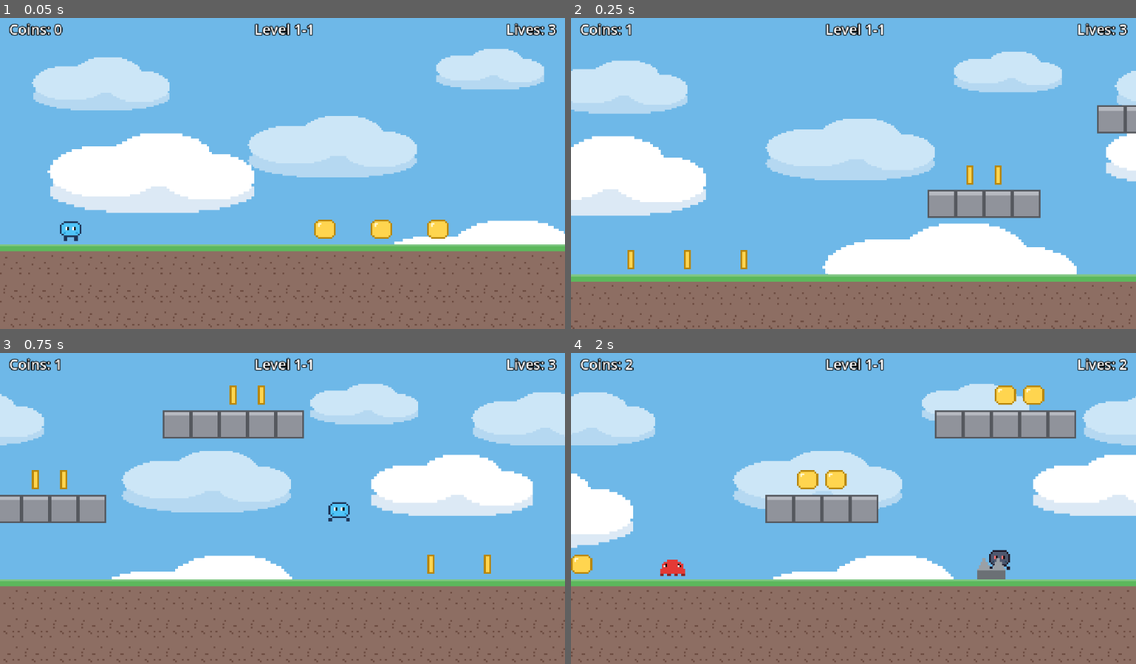
Above: before the commit, frames 1-4 (two rows, left to right).
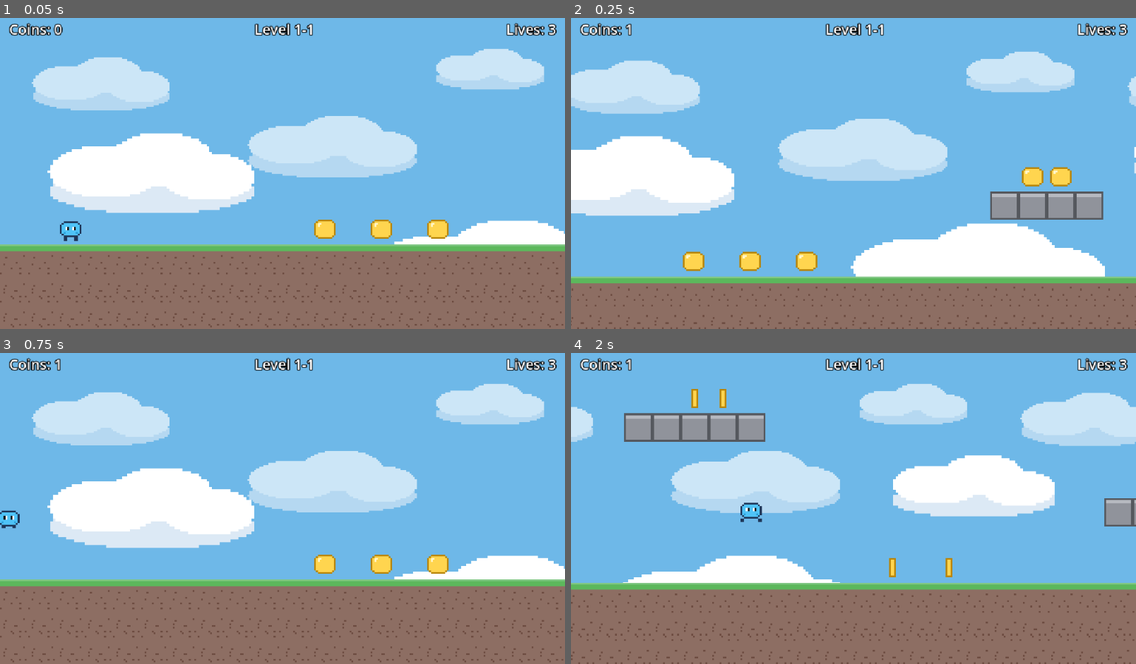
Above: after the commit, the same moments.

Repository: greentea524/godot-game
Game: Godot game, scene res://tests/gameplay_test.tscn
The game is run twice, just before and just after one commit, with the same random seed, the same clock (stepped at 60 frames per second) and the same inputs. This scene is started directly instead of the project's main scene.
Inputs (mouse positions are in pixels of both pictures, inside the frame that each line leads up to):
- Up to frame 1 (0.05 s): no input
- Up to frame 2 (0.25 s): no input
- Up to frame 3 (0.75 s): move the mouse to (406, 489) at 0.52 s; hold D (move_right) from 0.53 s (still down); tap Space (jump) at 0.6 s; click (406, 489) at 0.67 s
- Up to frame 4 (2 s): keep holding D (move_right); tap Space (jump) at 0.77, 1.07, 1.35, 1.52, 1.82 s; move the mouse to (740, 520) at 1.27 s

Frame 1 is identical in both runs. In frame 2, 14% of the frame differs, in the area x 0-100%, y 10-100%; in frame 3, 34%, in the area x 0-100%, y 9-100%; in frame 4, 32%.

Commit message:
Add level boundaries, taller goal flag, and world map (PG-35..37)
- Invisible static walls at both ends of every level, extending 20
  tiles up, so the player and enemies cannot leave the map (PG-35)
- Goal flag redrawn at 16x32 with the banner atop a full-height pole;
  sprite and trigger area repositioned to sit on the ground (PG-36)
- World map screen after finishing a world's last stage: every world
  and stage listed with coin icons for completed stages, the player
  avatar on the next stage, dimmed locked stages; Continue goes to the
  next level or the win screen after world 2. GameManager tracks
  levels_completed and world/stage structure (PG-37)
- Gameplay test grown to 23 checks incl. boundary walks, flag height,
  world-map layout and last-in-world logic; all pass headless

Co-Authored-By: Claude Fable 5 <noreply@anthropic.com>

Diff:
--- a/scenes/flag.tscn
+++ b/scenes/flag.tscn
@@ -4,7 +4,7 @@
 [ext_resource type="Texture2D" path="res://assets/flag.png" id="2_tex"]
 
 [sub_resource type="RectangleShape2D" id="shape_flag"]
-size = Vector2(12, 16)
+size = Vector2(12, 30)
 
 [node name="Flag" type="Area2D"]
 collision_layer = 0
@@ -12,9 +12,11 @@
 script = ExtResource("1_script")
 
 [node name="Sprite2D" type="Sprite2D" parent="."]
+position = Vector2(0, -8)
 texture = ExtResource("2_tex")
 
 [node name="CollisionShape2D" type="CollisionShape2D" parent="."]
+position = Vector2(0, -8)
 shape = SubResource("shape_flag")
 
 [connection signal="body_entered" from="." to="." method="_on_body_entered"]
--- /dev/null
+++ b/scenes/world_map.tscn
@@ -0,0 +1,54 @@
+[gd_scene load_steps=2 format=3]
+
+[ext_resource type="Script" path="res://scripts/world_map.gd" id="1_script"]
+
+[node name="WorldMap" type="Control"]
+layout_mode = 3
+anchors_preset = 15
+anchor_right = 1.0
+anchor_bottom = 1.0
+grow_horizontal = 2
+grow_vertical = 2
+script = ExtResource("1_script")
+
+[node name="Background" type="ColorRect" parent="."]
+anchors_preset = 15
+anchor_right = 1.0
+anchor_bottom = 1.0
+grow_horizontal = 2
+grow_vertical = 2
+color = Color(0.08, 0.12, 0.1, 1)
+
+[node name="Center" type="CenterContainer" parent="."]
+anchors_preset = 15
+anchor_right = 1.0
+anchor_bottom = 1.0
+grow_horizontal = 2
+grow_vertical = 2
+
+[node name="VBox" type="VBoxContainer" parent="Center"]
+layout_mode = 2
+theme_override_constants/separation = 16
+
+[node name="Title" type="Label" parent="Center/VBox"]
+layout_mode = 2
+theme_override_font_sizes/font_size = 32
+horizontal_alignment = 1
+text = "WORLD MAP"
+
+[node name="Subtitle" type="Label" parent="Center/VBox"]
+unique_name_in_owner = true
+layout_mode = 2
+theme_override_font_sizes/font_size = 14
+horizontal_alignment = 1
+text = "World 1 complete!"
+
+[node name="MapBox" type="VBoxContainer" parent="Center/VBox"]
+unique_name_in_owner = true
+layout_mode = 2
+theme_override_constants/separation = 10
+
+[node name="ContinueButton" type="Button" parent="Center/VBox"]
+unique_name_in_owner = true
+layout_mode = 2
+text = "  Continue  "
--- a/scripts/game_manager.gd
+++ b/scripts/game_manager.gd
@@ -36,9 +36,12 @@
 var current_level := 0
 var respawn_position := Vector2.ZERO
 var selected_avatar := 0
+## Number of consecutively completed levels; drives the world map (PG-37).
+var levels_completed := 0
 
 var _level_paths: Array[String] = []
 var _level_labels: Array[String] = []
+var _level_world: Array[int] = []
 
 
 func _init() -> void:
@@ -46,11 +49,13 @@
 		for stage in WORLDS[world].size():
 			_level_paths.append(WORLDS[world][stage])
 			_level_labels.append("%d-%d" % [world + 1, stage + 1])
+			_level_world.append(world)
 
 
 func start_game() -> void:
 	coins = 0
 	lives = START_LIVES
+	levels_completed = 0
 	coins_changed.emit(coins)
 	lives_changed.emit(lives)
 	goto_level(0)
@@ -78,6 +83,30 @@
 ## World-stage label for the HUD, e.g. "1-2" (PG-22).
 func level_label() -> String:
 	return _level_labels[current_level]
+
+
+func level_count() -> int:
+	return _level_paths.size()
+
+
+func flat_index(world: int, stage: int) -> int:
+	var index := 0
+	for w in world:
+		index += WORLDS[w].size()
+	return index + stage
+
+
+func world_of(index: int) -> int:
+	return _level_world[index]
+
+
+func is_completed(index: int) -> bool:
+	return index < levels_completed
+
+
+func is_last_in_world(index: int) -> bool:
+	return index == _level_paths.size() - 1 \
+			or _level_world[index] != _level_world[index + 1]
 
 
 func avatar_sheet() -> String:
@@ -109,10 +138,22 @@
 
 
 func level_complete() -> void:
-	if current_level >= _level_paths.size() - 1:
+	levels_completed = maxi(levels_completed, current_level + 1)
+	# Finishing a world's last stage shows the world map (PG-37);
+	# mid-world stages keep the regular level-complete screen.
+	if is_last_in_world(current_level):
+		_change_scene("res://scenes/world_map.tscn")
+	else:
+		_change_scene("res://scenes/level_complete.tscn")
+
+
+## Continue from the world map: next unfinished level, or the win
+## screen once everything is done.
+func continue_from_world_map() -> void:
+	if levels_completed >= _level_paths.size():
 		_change_scene("res://scenes/win_screen.tscn")
 	else:
-		_change_scene("res://scenes/level_complete.tscn")
+		goto_level(levels_completed)
 
 
 func trigger_game_over(delay := 1.0) -> void:
--- a/scripts/level.gd
+++ b/scripts/level.gd
@@ -93,6 +93,7 @@
 			_place(line[x], Vector2i(x, y))
 
 	_kill_y = (lines.size() + 4) * TILE
+	_add_boundaries(width, lines.size())
 	if _player == null:
 		push_warning("Level layout has no player start ('P').")
 		return
@@ -101,6 +102,24 @@
 	cam.limit_right = width * TILE
 	cam.limit_bottom = (lines.size() + 2) * TILE
 	cam.reset_smoothing()
+
+
+## Invisible walls at both ends of the map so the player and enemies
+## cannot walk out of bounds (PG-35). They reach 20 tiles above the
+## level, well beyond double-jump height.
+func _add_boundaries(width: int, rows: int) -> void:
+	var walls := StaticBody2D.new()
+	walls.collision_layer = 1
+	var top := -20.0 * TILE
+	var bottom := float(rows + 4) * TILE
+	for x in [-TILE / 2.0, width * TILE + TILE / 2.0]:
+		var shape := CollisionShape2D.new()
+		var rect := RectangleShape2D.new()
+		rect.size = Vector2(TILE, bottom - top)
+		shape.shape = rect
+		shape.position = Vector2(x, (top + bottom) / 2.0)
+		walls.add_child(shape)
+	add_child(walls)
 
 
 func _place(ch: String, cell: Vector2i) -> void:
--- /dev/null
+++ b/scripts/world_map.gd
@@ -0,0 +1,66 @@
+extends Control
+## World map (PG-37): shown after finishing the last stage of a world.
+## Lists every world with its stages — completed stages get a coin
+## icon, the next stage shows the player's avatar, locked stages are
+## dimmed. Continue proceeds to the next level or the win screen.
+
+const COIN_TEXTURE := preload("res://assets/coin.png")
+
+
+func _ready() -> void:
+	%Subtitle.text = "World %d complete!" % (GameManager.world_of(GameManager.current_level) + 1)
+	_build_map()
+	var cont: Button = %ContinueButton
+	cont.pressed.connect(GameManager.continue_from_world_map)
+	cont.grab_focus()
+
+
+func _build_map() -> void:
+	var box: VBoxContainer = %MapBox
+	for world in GameManager.WORLDS.size():
+		var row := HBoxContainer.new()
+		row.add_theme_constant_override("separation", 16)
+		row.alignment = BoxContainer.ALIGNMENT_CENTER
+		var world_label := Label.new()
+		world_label.text = "World %d" % (world + 1)
+		world_label.add_theme_font_size_override("font_size", 14)
+		world_label.custom_minimum_size = Vector2(72, 0)
+		row.add_child(world_label)
+		for stage in GameManager.WORLDS[world].size():
+			row.add_child(_stage_cell(world, stage))
+		box.add_child(row)
+
+
+func _stage_cell(world: int, stage: int) -> VBoxContainer:
+	var index := GameManager.flat_index(world, stage)
+	var cell := VBoxContainer.new()
+	cell.alignment = BoxContainer.ALIGNMENT_CENTER
+
+	var icon := TextureRect.new()
+	icon.custom_minimum_size = Vector2(20, 20)
+	icon.expand_mode = TextureRect.EXPAND_IGNORE_SIZE
+	icon.stretch_mode = TextureRect.STRETCH_KEEP_ASPECT_CENTERED
+
+	var label := Label.new()
+	label.text = "%d-%d" % [world + 1, stage + 1]
+	label.add_theme_font_size_override("font_size", 13)
+	label.horizontal_alignment = HORIZONTAL_ALIGNMENT_CENTER
+
+	if GameManager.is_completed(index):
+		icon.texture = _atlas_frame(COIN_TEXTURE)
+		label.add_theme_color_override("font_color", Color(1.0, 0.85, 0.35))
+	elif index == GameManager.levels_completed:
+		icon.texture = _atlas_frame(load(GameManager.avatar_sheet()))
+	else:
+		label.add_theme_color_override("font_color", Color(0.5, 0.5, 0.55))
+
+	cell.add_child(icon)
+	cell.add_child(label)
+	return cell
+
+
+func _atlas_frame(sheet: Texture2D) -> AtlasTexture:
+	var frame := AtlasTexture.new()
+	frame.atlas = sheet
+	frame.region = Rect2(0, 0, 16, 16)
+	return frame
--- a/tests/gameplay_test.gd
+++ b/tests/gameplay_test.gd
@@ -16,6 +16,25 @@
 	_check(GameManager.level_label() == "1-1", "first level is labeled 1-1")
 	_check(GameManager._level_labels.size() == 6, "six levels are registered")
 	_check(GameManager._level_labels[5] == "2-3", "last level is labeled 2-3")
+
+	# --- Taller goal flag (PG-36) ---
+	_check(load("res://assets/flag.png").get_height() == 32, "goal flag art is two tiles tall")
+
+	# --- World map logic and screen (PG-37) ---
+	_check(GameManager.is_last_in_world(2), "1-3 is the last stage of world 1")
+	_check(not GameManager.is_last_in_world(3), "2-1 is not the last stage of a world")
+	_check(GameManager.is_last_in_world(5), "2-3 is the last stage of world 2")
+	GameManager.levels_completed = 3
+	GameManager.current_level = 2
+	var map: Control = load("res://scenes/world_map.tscn").instantiate()
+	add_child(map)
+	await _wait_process_frames(2)
+	var map_box: VBoxContainer = map.get_node("%MapBox")
+	_check(map_box.get_child_count() == 2, "world map has a row per world")
+	_check(map_box.get_child(0).get_child_count() == 4, "world row lists its three stages")
+	map.queue_free()
+	GameManager.levels_completed = 0
+	GameManager.current_level = 0
 
 	# --- Avatar selection (PG-30) ---
 	GameManager.selected_avatar = 1
@@ -40,6 +59,20 @@
 	player.velocity = Vector2.ZERO
 	await _wait_frames(10)
 	_check(GameManager.coins >= coins_before + 1, "touching a coin collects it")
+
+	# --- Level boundaries (PG-35) ---
+	player.global_position = Vector2(12, 104)
+	player.velocity = Vector2.ZERO
+	Input.action_press("move_left")
+	await _wait_frames(40)
+	Input.action_release("move_left")
+	_check(player.global_position.x > 0.0, "left boundary stops the player")
+	player.global_position = Vector2(1012, 104)
+	player.velocity = Vector2.ZERO
+	Input.action_press("move_right")
+	await _wait_frames(40)
+	Input.action_release("move_right")
+	_check(player.global_position.x < 1024.0, "right boundary stops the player")
 
 	# --- Double jump (PG-21) ---
 	player.global_position = Vector2(520, 104)  # empty, flat spot in level 1
Binary file changed: assets/flag.png
Not shown, added: scripts/world_map.gd.uid
